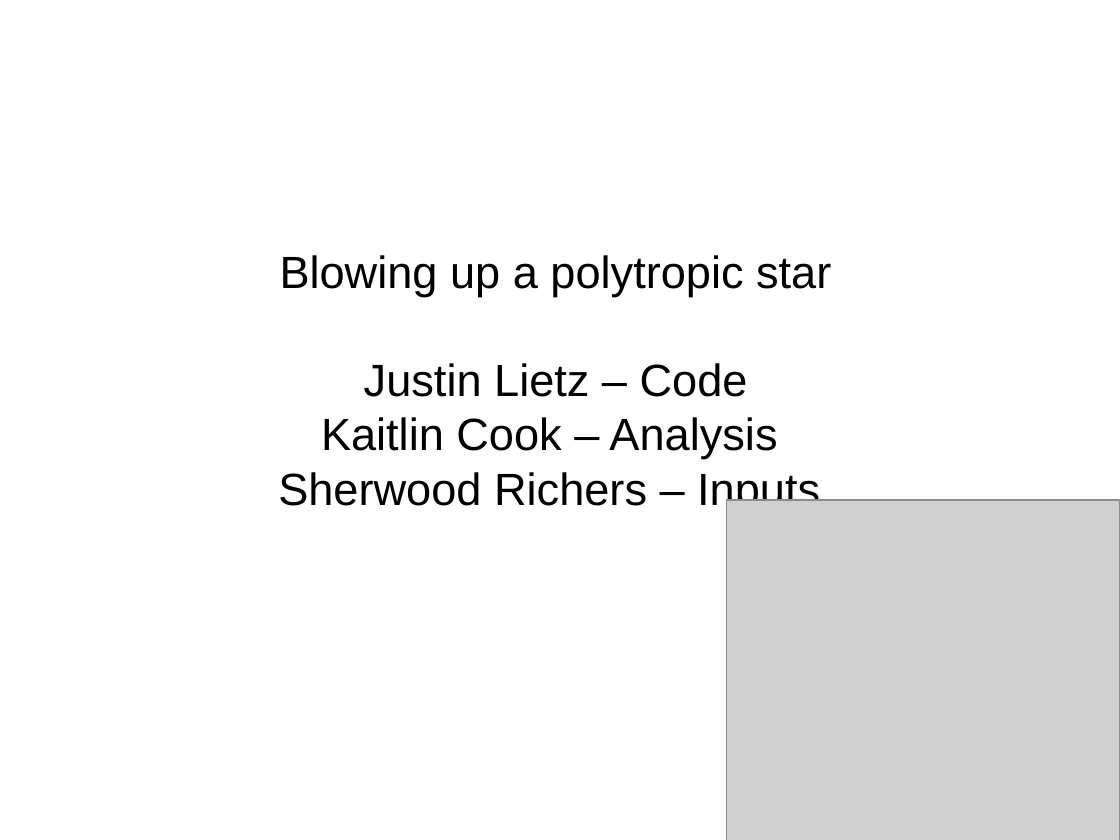
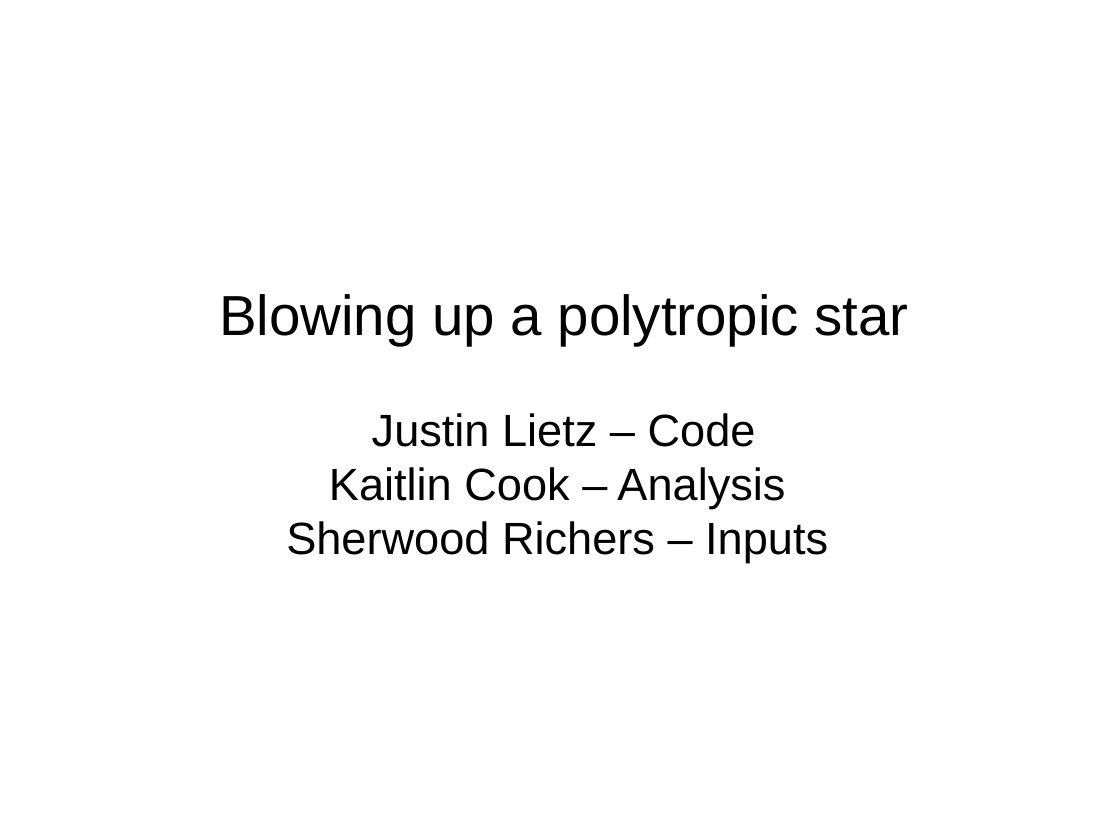
Before and after one commit to KJCook/sedov-solution, a slide deck: slide 1 of presentation.odp. Drawn at 1120x840 pixels with LibreOffice and Linux fonts; fonts in the diff are those of the drawing; grey boxes stand for pictures; background and template pictures are left out. Boxes give left, top, right and bottom in pixels: in the first picture for what was removed or moved away, otherwise in the second. Text is boxed around its words. In the diff, an @@ line names an element or a change of style, - is before the commit and + after.

```diff
--- a/presentation.odp
+++ b/presentation.odp
@@ subtitle "Blowing up a polytropic star": place and size @@
-subtitle "Blowing up a polytropic star" at [278,255,831,513]
+subtitle "Blowing up a polytropic star" at [219,294,909,563]
@@ subtitle at [219,294,909,345]: size 32 to 40 pt in "Blowing up a polytropic star" @@
@@ picture removed at [727,500,1120,840] @@
```
Also in this commit, not shown: 6 other slides changed, 10 slides added, 4 slides removed.
